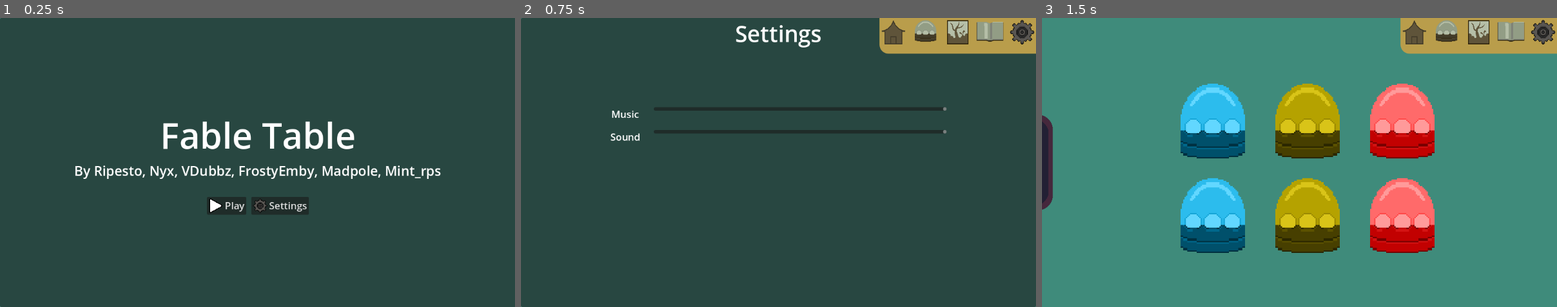
Above: before the commit, frames 1-3 (left to right).
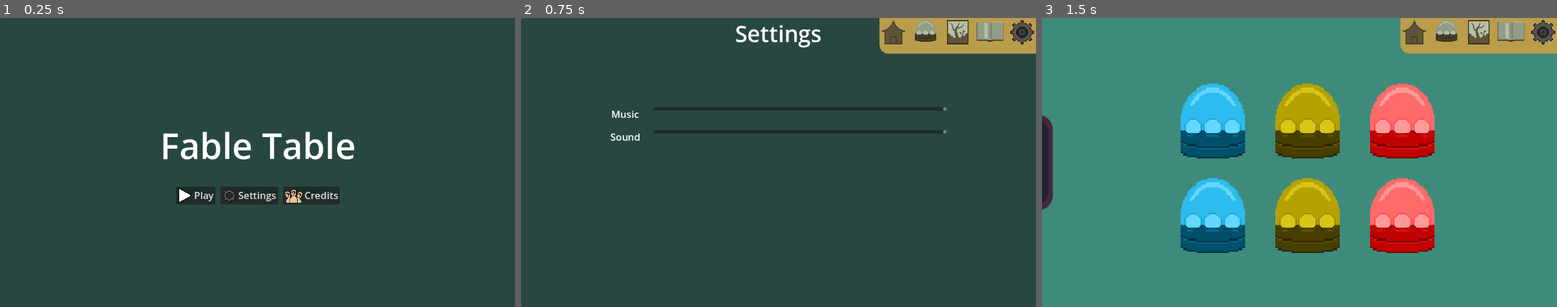
Above: after the commit, the same moments.

Repository: FrostyEmby/cafe-dot-secret-ingredient
Game: Godot game, scene res://scenes/main_menu.tscn
The game is run twice, just before and just after one commit, with the same random seed, the same clock (stepped at 60 frames per second) and the same inputs. Sound files missing from this copy of the repository are replaced by a short silence.
Inputs (mouse positions are in pixels of both pictures, inside the frame that each line leads up to):
- Up to frame 1 (0.25 s): no input
- Up to frame 2 (0.75 s): click "Settings" at 0.5 s
- Up to frame 3 (1.5 s): click (1448, 35) at 1.25 s

The runs differ from the first frame. In frame 1, 5.1% of the frame differs, in the area x 14-86%, y 35-68%; in frame 2, nothing differs; in frame 3, nothing differs.

Commit message:
Add separate credits scene

Diff:
--- a/scenes/bestiary.tscn
+++ b/scenes/bestiary.tscn
@@ -571,6 +571,10 @@
 one_shot = true
 autostart = true
 
+[node name="Music" type="AudioStreamPlayer" parent="."]
+autoplay = true
+
 [connection signal="pressed" from="Left Page/Prev Page" to="." method="_on_prev_page_pressed"]
 [connection signal="pressed" from="Right Page/Next Page" to="." method="_on_next_page_pressed"]
 [connection signal="timeout" from="Egg-Gen" to="." method="_on_egg_gen_timeout"]
+[connection signal="finished" from="Music" to="." method="_on_music_finished"]
--- /dev/null
+++ b/scenes/credits.gd
@@ -0,0 +1,5 @@
+extends Control
+
+
+func _on_back_button_pressed() -> void:
+	get_tree().change_scene_to_file("uid://dhs6v4k8dmjo4")
--- /dev/null
+++ b/scenes/credits.tscn
@@ -0,0 +1,68 @@
+[gd_scene load_steps=4 format=3 uid="uid://d2ptf51hotg12"]
+
+[ext_resource type="Script" uid="uid://c00c6ar8636tw" path="res://scenes/credits.gd" id="1_0bpdh"]
+
+[sub_resource type="LabelSettings" id="LabelSettings_0bpdh"]
+font_size = 50
+
+[sub_resource type="LabelSettings" id="LabelSettings_yeqti"]
+font_size = 30
+
+[node name="Credits" type="Control"]
+layout_mode = 3
+anchors_preset = 15
+anchor_right = 1.0
+anchor_bottom = 1.0
+grow_horizontal = 2
+grow_vertical = 2
+script = ExtResource("1_0bpdh")
+
+[node name="Panel" type="Panel" parent="."]
+layout_mode = 1
+anchors_preset = 15
+anchor_right = 1.0
+anchor_bottom = 1.0
+grow_horizontal = 2
+grow_vertical = 2
+
+[node name="VBoxContainer" type="VBoxContainer" parent="."]
+layout_mode = 1
+anchors_preset = 15
+anchor_right = 1.0
+anchor_bottom = 1.0
+grow_horizontal = 2
+grow_vertical = 2
+alignment = 1
+
+[node name="Title" type="Label" parent="VBoxContainer"]
+layout_mode = 2
+text = "Credits"
+label_settings = SubResource("LabelSettings_0bpdh")
+horizontal_alignment = 1
+
+[node name="Spacer" type="MarginContainer" parent="VBoxContainer"]
+custom_minimum_size = Vector2(0, 20)
+layout_mode = 2
+
+[node name="Credits" type="Label" parent="VBoxContainer"]
+layout_mode = 2
+text = "Story: VDubbz, Nyx
+Art: RIPesto, Mint_rps
+Programming: FrostyEmby
+Music: Madpole"
+label_settings = SubResource("LabelSettings_yeqti")
+horizontal_alignment = 1
+
+[node name="Spacer2" type="MarginContainer" parent="VBoxContainer"]
+custom_minimum_size = Vector2(0, 20)
+layout_mode = 2
+
+[node name="CenterContainer" type="CenterContainer" parent="VBoxContainer"]
+layout_mode = 2
+
+[node name="Back Button" type="Button" parent="VBoxContainer/CenterContainer"]
+layout_mode = 2
+theme_override_font_sizes/font_size = 25
+text = "Back"
+
+[connection signal="pressed" from="VBoxContainer/CenterContainer/Back Button" to="." method="_on_back_button_pressed"]
--- a/scenes/incubator-room.tscn
+++ b/scenes/incubator-room.tscn
@@ -51,6 +51,10 @@
 
 [node name="Egg-Gen" parent="." instance=ExtResource("6_qyx4e")]
 
+[node name="Music" type="AudioStreamPlayer" parent="."]
+autoplay = true
+
 [connection signal="selection" from="BoxContainer/HSplitContainer/Egg Shelf" to="." method="_on_egg_selection"]
 [connection signal="hatch_select" from="BoxContainer/HSplitContainer/Incubators" to="BoxContainer/HSplitContainer/Egg Shelf" method="_on_incubators_hatch_select"]
 [connection signal="selection" from="BoxContainer/HSplitContainer/Incubators" to="." method="_on_incubator_selection"]
+[connection signal="finished" from="Music" to="." method="_on_music_finished"]
--- a/scenes/main_menu.tscn
+++ b/scenes/main_menu.tscn
@@ -1,10 +1,11 @@
-[gd_scene load_steps=9 format=3 uid="uid://dhs6v4k8dmjo4"]
+[gd_scene load_steps=10 format=3 uid="uid://dhs6v4k8dmjo4"]
 
 [ext_resource type="Script" uid="uid://dvdg3gi0uee1j" path="res://scripts/main_menu.gd" id="1_wu84c"]
 [ext_resource type="Theme" uid="uid://4vrmlk1raavy" path="res://resources/theme.tres" id="2_8ln24"]
 [ext_resource type="Texture2D" uid="uid://b24uftqnjnnwv" path="res://art/icons/Play.png" id="3_rtw2f"]
 [ext_resource type="Texture2D" uid="uid://cgn6g6ykgffnx" path="res://art/icons/gear.png" id="4_oa1go"]
 [ext_resource type="PackedScene" uid="uid://b085dkuk7uq8r" path="res://scenes/mini_menu.tscn" id="5_8ln24"]
+[ext_resource type="Texture2D" uid="uid://b6mh3wjq2rely" path="res://art/icons/who.png" id="5_oa1go"]
 [ext_resource type="AudioStream" uid="uid://ct3ff1chu1rmr" path="res://sound/music/Calm entry.wav" id="6_rtw2f"]
 
 [sub_resource type="LabelSettings" id="LabelSettings_fu7sn"]
@@ -35,6 +36,7 @@
 horizontal_alignment = 1
 
 [node name="Subtitle" type="Label" parent="PanelContainer/VBoxContainer"]
+visible = false
 layout_mode = 2
 text = "By Ripesto, Nyx, VDubbz, FrostyEmby, Madpole, Mint_rps"
 label_settings = SubResource("LabelSettings_jix8l")
@@ -57,7 +59,7 @@
 icon = ExtResource("3_rtw2f")
 alignment = 0
 
-[node name="MarginContainer" type="MarginContainer" parent="PanelContainer/VBoxContainer/HBoxContainer"]
+[node name="Space" type="MarginContainer" parent="PanelContainer/VBoxContainer/HBoxContainer"]
 layout_mode = 2
 theme = ExtResource("2_8ln24")
 theme_override_constants/margin_right = 3
@@ -69,15 +71,30 @@
 icon = ExtResource("4_oa1go")
 alignment = 0
 
+[node name="Space2" type="MarginContainer" parent="PanelContainer/VBoxContainer/HBoxContainer"]
+layout_mode = 2
+theme = ExtResource("2_8ln24")
+theme_override_constants/margin_right = 3
+
+[node name="Credits" type="Button" parent="PanelContainer/VBoxContainer/HBoxContainer"]
+layout_mode = 2
+theme = ExtResource("2_8ln24")
+text = "Credits"
+icon = ExtResource("5_oa1go")
+alignment = 0
+
 [node name="Mini Menu" parent="." instance=ExtResource("5_8ln24")]
 visible = false
 layout_mode = 0
 offset_left = 802.0
 offset_right = 1152.0
 
-[node name="AudioStreamPlayer" type="AudioStreamPlayer" parent="."]
+[node name="Music" type="AudioStreamPlayer" parent="."]
 stream = ExtResource("6_rtw2f")
 autoplay = true
+mix_target = 1
 
 [connection signal="pressed" from="PanelContainer/VBoxContainer/HBoxContainer/Play" to="." method="_on_play_pressed"]
 [connection signal="pressed" from="PanelContainer/VBoxContainer/HBoxContainer/Settings" to="." method="_on_settings_pressed"]
+[connection signal="pressed" from="PanelContainer/VBoxContainer/HBoxContainer/Credits" to="." method="_on_credits_pressed"]
+[connection signal="finished" from="Music" to="." method="_on_music_finished"]
--- a/scenes/settings.tscn
+++ b/scenes/settings.tscn
@@ -93,10 +93,11 @@
 offset_left = 802.0
 offset_right = 1152.0
 
-[node name="AudioStreamPlayer" type="AudioStreamPlayer" parent="."]
+[node name="Music" type="AudioStreamPlayer" parent="."]
 stream = ExtResource("6_gis3k")
 autoplay = true
 
 [connection signal="value_changed" from="PanelContainer/MarginContainer/GridContainer/Music Volume" to="." method="_on_master_volume_value_changed"]
 [connection signal="value_changed" from="PanelContainer/MarginContainer/GridContainer/Sound Volume" to="." method="_on_sound_volume_value_changed"]
 [connection signal="pressed" from="PanelContainer/MarginContainer/GridContainer/Back" to="." method="_on_back_pressed"]
+[connection signal="finished" from="Music" to="." method="_on_music_finished"]
--- a/scenes/terrarium.tscn
+++ b/scenes/terrarium.tscn
@@ -423,6 +423,9 @@
 
 [node name="Egg-Gen" parent="." instance=ExtResource("22_skqsh")]
 
+[node name="Music" type="AudioStreamPlayer" parent="."]
+autoplay = true
+
 [connection signal="selection" from="BoxContainer/HSplitContainer/Egg Shelf" to="." method="_on_egg_shelf_selection"]
 [connection signal="selection" from="Snow" to="." method="_on_snow_selection"]
 [connection signal="selection" from="Grass" to="." method="_on_grass_selection"]
@@ -435,3 +438,4 @@
 [connection signal="pressed" from="Vertical Mini Menu/VBoxContainer/Terrarium" to="Vertical Mini Menu" method="_on_terrarium_pressed"]
 [connection signal="pressed" from="Vertical Mini Menu/VBoxContainer/Bestiary" to="Vertical Mini Menu" method="_on_bestiary_pressed"]
 [connection signal="pressed" from="Vertical Mini Menu/VBoxContainer/Settings" to="Vertical Mini Menu" method="_on_settings_pressed"]
+[connection signal="finished" from="Music" to="." method="_on_music_finished"]
--- a/scripts/bestiary.gd
+++ b/scripts/bestiary.gd
@@ -90,3 +90,7 @@
 
 func _on_egg_gen_timeout() -> void:
 	save.egg_fill = true
+
+
+func _on_music_finished() -> void:
+	$Music.play()
--- a/scripts/incubator-room.gd
+++ b/scripts/incubator-room.gd
@@ -37,3 +37,7 @@
 
 func _on_egg_gen_timeout() -> void:
 	save.egg_fill = true
+
+
+func _on_music_finished() -> void:
+	$Music.play()
--- a/scripts/main_menu.gd
+++ b/scripts/main_menu.gd
@@ -8,3 +8,12 @@
 
 func _on_settings_pressed() -> void:
 	get_tree().change_scene_to_file("uid://bgagifdev40yk")
+
+
+func _on_credits_pressed() -> void:
+	get_tree().change_scene_to_file("uid://d2ptf51hotg12")
+
+
+# loop the music
+func _on_music_finished() -> void:
+	$Music.play()
--- a/scripts/settings.gd
+++ b/scripts/settings.gd
@@ -18,3 +18,7 @@
 func _on_back_pressed() -> void:
 	# go back to main menu
 	get_tree().change_scene_to_file("uid://dhs6v4k8dmjo4")
+
+
+func _on_music_finished() -> void:
+	$Music.play()
--- /dev/null
+++ b/scripts/templates/preferences.gd
@@ -0,0 +1,3 @@
+extends Resource
+
+#@export var mix_target : AudioServer.SpeakerMode = AudioServer.SpeakerMode.center
--- a/scripts/terrarium_room.gd
+++ b/scripts/terrarium_room.gd
@@ -41,3 +41,7 @@
 
 func _on_lava_selection(terrarium : Terrarium) -> void:
 	_match(terrarium)
+
+
+func _on_music_finished() -> void:
+	$Music.play()
Not shown, added: art/final props/FlipLeftspritesheet.png.import
Not shown, added: art/final props/FlipRightspritesheet.png.import
Binary file added: art/icons/who-hover.png
Not shown, added: art/icons/who-hover.png.import
Binary file added: art/icons/who.png
Not shown, added: art/icons/who.png.import
Not shown, added: scenes/credits.gd.uid
Not shown, added: scripts/templates/preferences.gd.uid
